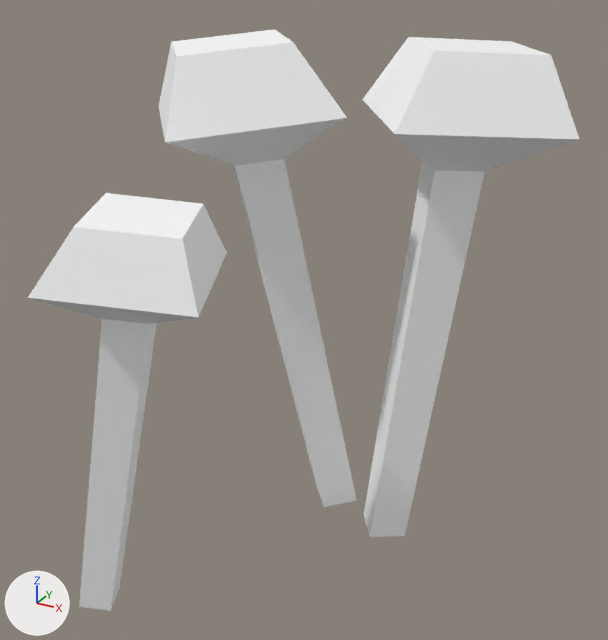
A saved change to the glTF model assets/synty/simple_fantasy/models/SF_Env_Elven_Flower_03.glb.
Camera for both pictures: a camera (50 mm lens) standing at (0.00844, -0.01563, 0.01442) and looking at (-0.00022, 0.0001, 0.00655). The lights are fixed; the arrows at lower left show +X, +Y and +Z.

Before the edit, the objects in view are built like this:
```python
mat_lambert1 = principled_material('lambert1')
mat_lambert1.base_color = (1.0, 1.0, 1.0)  # white #ffffff
mat_lambert1.roughness = 0.553
me_mesh = bpy.data.meshes.new('Mesh')
me_mesh.from_pydata(...)  # 48 vertices, 78 faces; spans x -0.57898..-0.56898, y 5.00844..5.01978, z -0.00051..0.0127
me_mesh.materials.append(mat_lambert1)  # white #ffffff
ob_sf_env_elven_flower_03 = bpy.data.objects.new('SF_Env_Elven_Flower_03', me_mesh)
ob_sf_env_elven_flower_03.location = (0.57398, -5.01411, 0.0)
```
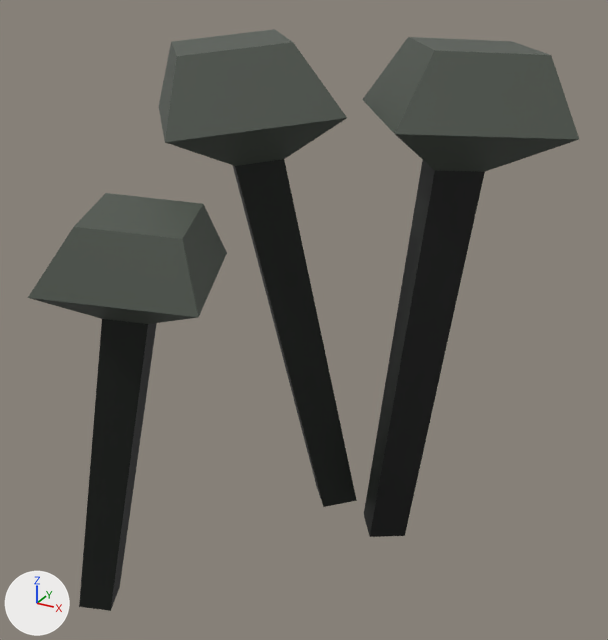
Where the change shows, as pixel boxes (x1, y1, x2, y2) in the pictures (608 x 640 px):
```json
{"object": "SF_Env_Elven_Flower_03", "change": "surface changed", "before": [28, 29, 579, 611], "after": [28, 29, 579, 611], "on screen": "white to grey"}
```

Scene script edits in JSON lines:
```json
{"op": "add", "block": "img_undead_footman_01", "code": ["img_undead_footman_01 = load_image('Undead_Footman_01', '_unpacked/Undead_Footman_01', 512, 512, 'sRGB')"]}
{"op": "remove", "block": "mat_lambert1", "code": "mat_lambert1.base_color = (1.0, 1.0, 1.0)  # white #ffffff"}
{"op": "add", "block": "mat_lambert1", "code": "mat_lambert1.texture = img_undead_footman_01"}
```
